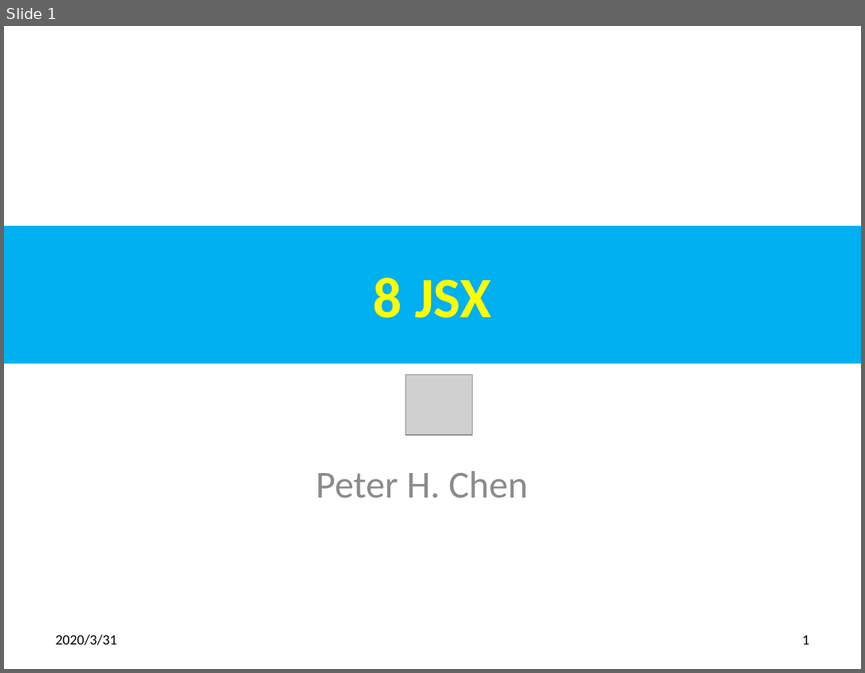
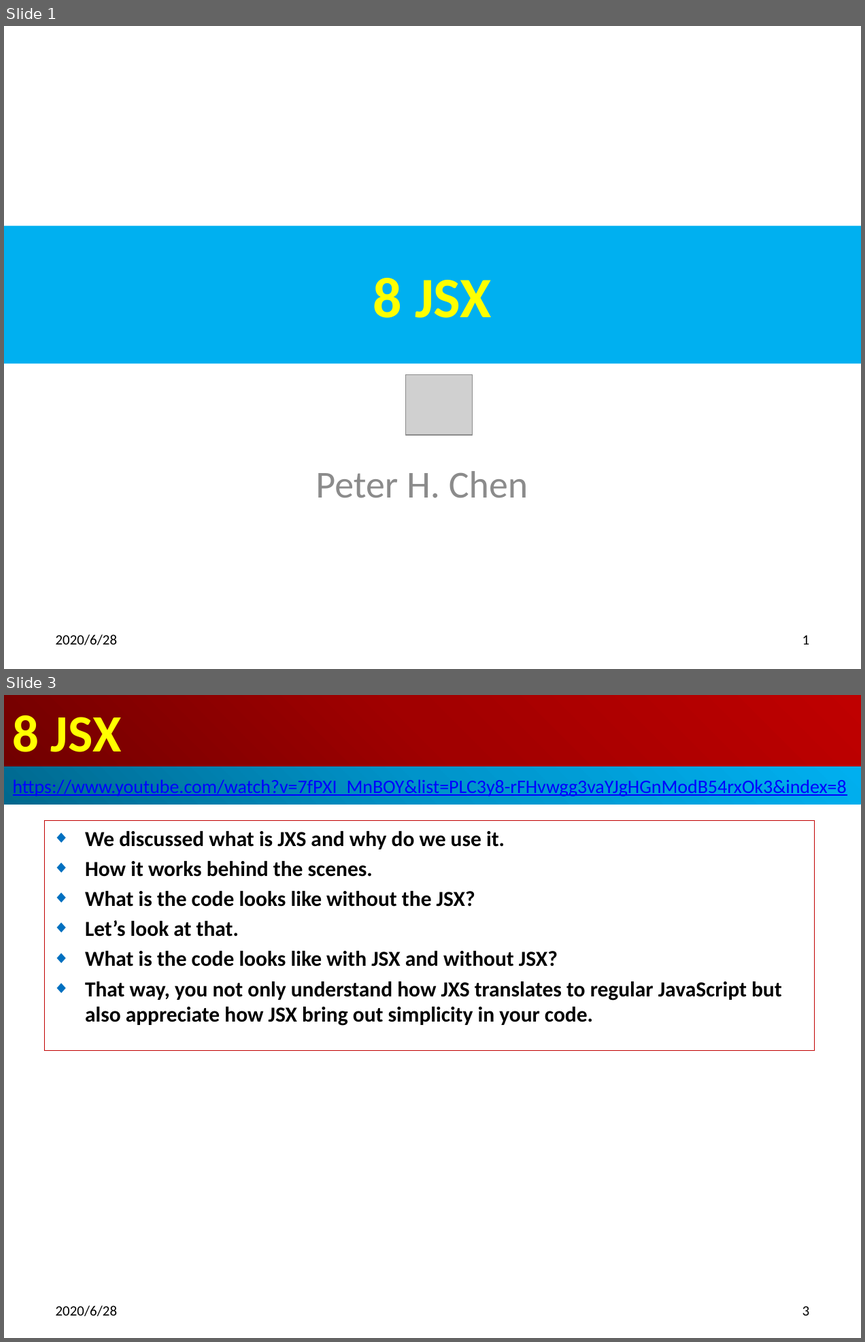
Before and after one commit to peterhchen/800-React-Hook, a slide deck: 08_JSX.pptx. Shown one above the other, each under a label of ours: slide 1 before the commit, slides 1 and 3 after it; the slides between them are not shown. The pictures are 865x673 and 865x1342 pixels, drawn with LibreOffice and Linux fonts; fonts in the diff are those of the drawing; grey boxes stand for pictures. Boxes give left, top, right and bottom in pixels: in the first picture for what was removed or moved away, otherwise in the second. Text is boxed around its words. In the diff, an @@ line names an element or a change of style, - is before the commit and + after.

Commit message:
HTML vs. JSX
HTML -> JSX:
class -> className
for -> htmlFor
onclick -> onClick
tableindex -> tableIndex

```diff
--- a/08_JSX.pptx
+++ b/08_JSX.pptx
@@ slide 3 added at [4, 695, 861, 1338], background #FFFFFF @@
@@ title added at [4, 695, 861, 767], fill gradient #720000 to #A20000 to #C00000, 44 pt, text #FFFF00, bold @@
+8 JSX
@@ rectangle added at [4, 767, 861, 804], fill gradient #00688E to #0094CA to #00B0F0, 16 pt, text #0000FF, underline @@
+https://www.youtube.com/watch?v=7fPXI_MnBOY&list=PLC3y8-rFHvwgg3vaYJgHGnModB54rxOk3&index=8
@@ subtitle added at [44, 821, 815, 1051], outline #C00000 0.75 pt, 18 pt, text #000000, bold @@
+◆ We discussed what is JXS and why do we use it.
+◆ How it works behind the scenes.
+◆ What is the code looks like without the JSX?
+◆ Let’s look at that.
+◆ What is the code looks like with JSX and without JSX?
+◆ That way, you not only understand how JXS translates to regular JavaScript but also appreciate how JSX bring out simplicity in your code.
@@ text added at [56, 1305, 118, 1316], 12 pt, text #000000 @@
+2020/6/28
@@ page number added at [802, 1306, 810, 1315], 12 pt, text #000000 @@
+3
@@ slide 1 changed as well @@
@@ text at [56, 634, 118, 645]: text changed @@
-2020/3/31
+2020/6/28
```
Also in this commit, not shown: 7 other slides changed, 8 other slides added.
